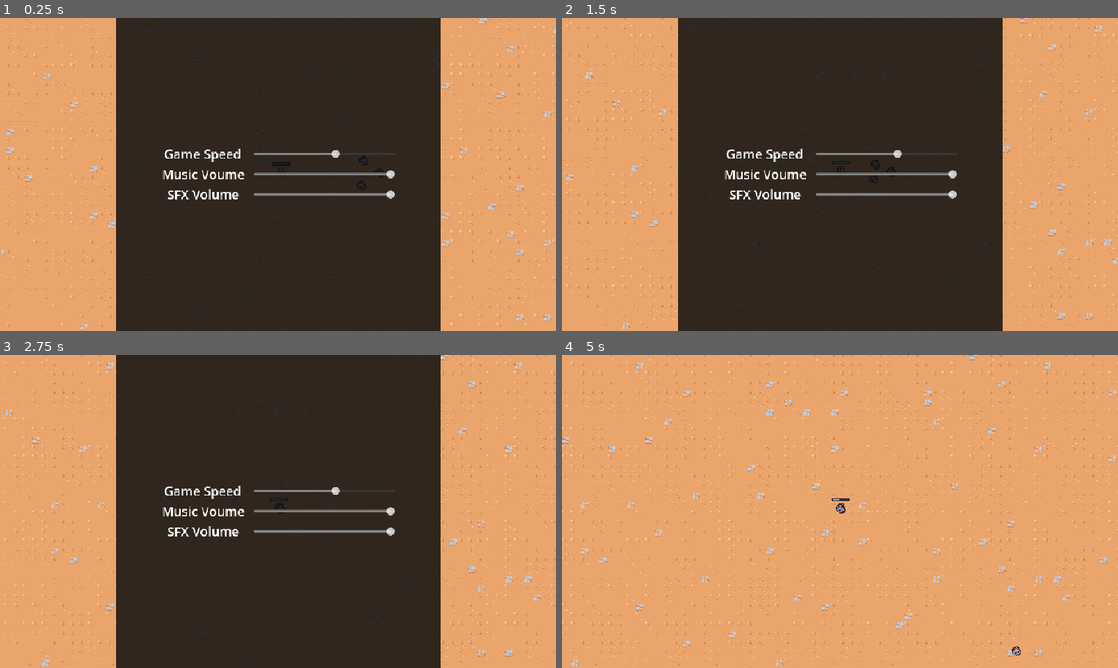
Above: before the commit, frames 1-4 (two rows, left to right).
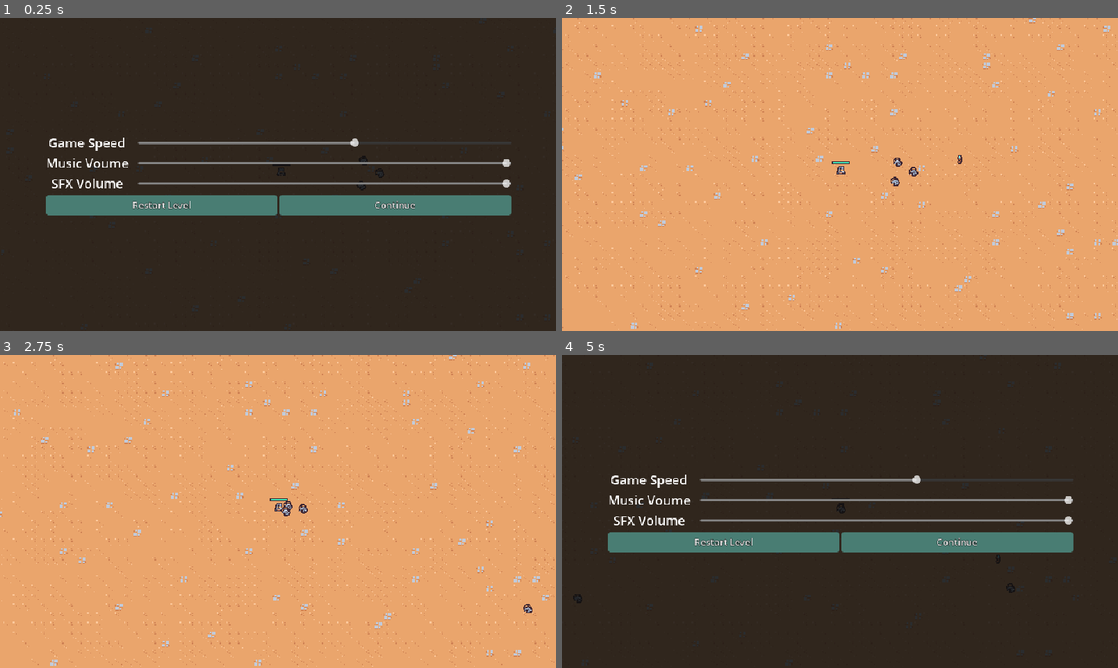
Above: after the commit, the same moments.

Repository: DaZang/godot-wild-jam-82-unseen
Game: Godot game, scene res://main.tscn
Two runs of this game, one before a commit and one after it. Both use one fixed random seed, a clock stepped at 60 frames per second and the inputs below.
Inputs (mouse positions are in pixels of both pictures, inside the frame that each line leads up to):
- Up to frame 1 (0.25 s): no input
- Up to frame 2 (1.5 s): click (723, 205) at 0.5 s, where only the run after the commit has a clickable "Restart Level"; move the mouse to (962, 158) at 1.27 s; press the mouse at (962, 158) at 1.28 s
- Up to frame 3 (2.75 s): move the mouse to (166, 527) at 2.02 s; release the mouse at (166, 527) at 2.03 s; click (166, 527) at 2.1 s
- Up to frame 4 (5 s): move the mouse to (895, 442) at 2.77 s; press the mouse at (895, 442) at 2.78 s; move the mouse to (812, 574) at 3.52 s; release the mouse at (812, 574) at 3.53 s; click (812, 574) at 3.6 s; move the mouse to (1006, 558) at 4.27 s; press the mouse at (1006, 558) at 4.28 s; tap Escape (pause) at 4.9 s

The runs differ from the first frame. In frame 1, 48% of the frame differs, in the area x 0-100%, y 0-100%; in frame 2, 61%; in frame 3, 61%; in frame 4, 100%.

Commit message:
✨ add restart and continue buttons to pause menu

Diff:
--- /dev/null
+++ b/environments/level.gd
@@ -0,0 +1,2 @@
+class_name Level
+extends Node2D
--- a/environments/level.tscn
+++ b/environments/level1.tscn
@@ -1,6 +1,7 @@
-[gd_scene load_steps=9 format=4 uid="uid://bx548ebid5r8x"]
+[gd_scene load_steps=10 format=4 uid="uid://bx548ebid5r8x"]
 
 [ext_resource type="Texture2D" uid="uid://c0ocjoa2veaoy" path="res://tilemap_packed.png" id="1_rn1uv"]
+[ext_resource type="Script" uid="uid://cgftnfphnqjpk" path="res://environments/level.gd" id="1_xk8d6"]
 [ext_resource type="PackedScene" uid="uid://dgm7p5lm400is" path="res://entities/hero/hero.tscn" id="2_qerkk"]
 [ext_resource type="PackedScene" uid="uid://c2s33a54tya55" path="res://game_camera_2d.tscn" id="3_qerkk"]
 [ext_resource type="PackedScene" uid="uid://dt8yt77lmypr1" path="res://entities/enemies/enemy_manager.tscn" id="4_hg43l"]
@@ -155,7 +156,8 @@
 terrain_set_0/terrain_0/color = Color(0.5, 0.34375, 0.25, 1)
 sources/0 = SubResource("TileSetAtlasSource_eepu7")
 
-[node name="Level" type="Node2D"]
+[node name="Level1" type="Node2D" groups=["environments"]]
+script = ExtResource("1_xk8d6")
 
 [node name="TileMapLayer" type="TileMapLayer" parent="."]
 tile_map_data = PackedByteArray("AAAAAAAAAAABAAQAAAABAAAAAAAAAAQAAAABAAEAAAAAAAQAAAACAAEAAAAAAAQAAAACAAIAAAAAAAQAAAADAA …(159328 unchanged characters)…
--- a/game.gd
+++ b/game.gd
@@ -1,2 +1,36 @@
 class_name Game
 extends Node2D
+
+signal game_completed
+
+var current_level_id = "1"
+
+
+func _ready():
+	GameEvents.level_completed.connect(on_level_completed)
+
+
+func _unhandled_input(event: InputEvent) -> void:
+	if event.is_action_pressed("load_level_1"):
+		load_level("1")
+	elif event.is_action_pressed("load_level_2"):
+		load_level("2")
+
+
+func load_level(level_id: String):
+	var level_scene = load("res://environments/" + "level" + level_id + ".tscn")
+	if level_scene == null:
+		print("new level scene can not be loaded")
+		game_completed.emit()
+		return
+	var old_level = get_tree().get_first_node_in_group("environments")
+	if old_level != null:
+		old_level.queue_free()
+	var new_level = level_scene.instantiate()
+	call_deferred("add_child", new_level)
+	call_deferred("move_child", new_level, 0)
+	current_level_id = level_id
+
+
+func on_level_completed():
+	load_level(str(current_level_id.to_int() + 1))
--- a/main.gd
+++ b/main.gd
@@ -3,16 +3,33 @@
 @onready var pause_menu_ui: PauseMenuUi = %PauseMenuUi
 @onready var game: Game = %Game
 
+var current_level_number := 1
+
 
 func _ready() -> void:
-	#GameEvents.level_failed.connect()
+	pause_menu_ui.restart_level_button.pressed.connect(restart_level)
+	pause_menu_ui.continue_button.pressed.connect(unpause)
 	pass
 
 func _input(event: InputEvent) -> void:
 	if event.is_action_pressed("pause"):
 		if pause_menu_ui.visible:
-			game.get_tree().paused = false
-			pause_menu_ui.hide()
+			unpause()
 		else:
-			game.get_tree().paused = true
-			pause_menu_ui.show()
+			pause()
+
+
+func restart_level() -> void:
+	game.load_level(game.current_level_id)
+	unpause()
+
+
+
+func unpause() -> void:
+	game.get_tree().paused = false
+	pause_menu_ui.hide()
+
+
+func pause() -> void:
+	game.get_tree().paused = true
+	pause_menu_ui.show()
--- a/main.tscn
+++ b/main.tscn
@@ -2,7 +2,7 @@
 
 [ext_resource type="Script" uid="uid://wicebpw6m6bf" path="res://game.gd" id="1_0xm2m"]
 [ext_resource type="Script" uid="uid://djd44gat0ahp5" path="res://main.gd" id="1_h2yge"]
-[ext_resource type="PackedScene" uid="uid://bx548ebid5r8x" path="res://environments/level.tscn" id="1_ig7tw"]
+[ext_resource type="PackedScene" uid="uid://bx548ebid5r8x" path="res://environments/level1.tscn" id="1_ig7tw"]
 [ext_resource type="PackedScene" uid="uid://cxh2h8uhqy2xg" path="res://ui/pause_menu_ui.tscn" id="2_1bvp3"]
 
 [node name="Main" type="Node2D"]
@@ -13,9 +13,10 @@
 
 [node name="PauseMenuUi" parent="HudCanvasLayer" instance=ExtResource("2_1bvp3")]
 unique_name_in_owner = true
-anchors_preset = 15
-offset_left = 200.0
-offset_right = -200.0
+offset_left = 0.0
+offset_top = 0.0
+offset_right = 0.0
+offset_bottom = 0.0
 size_flags_horizontal = 4
 size_flags_vertical = 4
 
@@ -24,4 +25,4 @@
 process_mode = 1
 script = ExtResource("1_0xm2m")
 
-[node name="Level" parent="Game" instance=ExtResource("1_ig7tw")]
+[node name="Level" parent="Game" groups=["environments"] instance=ExtResource("1_ig7tw")]
--- a/project.godot
+++ b/project.godot
@@ -32,6 +32,7 @@
 
 entities_node="the node that holds all entities in a level"
 hero="the hero of the game"
+environments=""
 
 [input]
 
@@ -49,6 +50,16 @@
 "deadzone": 0.2,
 "events": [Object(InputEventKey,"resource_local_to_scene":false,"resource_name":"","device":-1,"window_id":0,"alt_press …(195 unchanged characters)…
 , Object(InputEventKey,"resource_local_to_scene":false,"resource_name":"","device":-1,"window_id":0,"alt_pressed":false …(183 unchanged characters)…
+]
+}
+load_level_1={
+"deadzone": 0.2,
+"events": [Object(InputEventKey,"resource_local_to_scene":false,"resource_name":"","device":-1,"window_id":0,"alt_pressed":false,"shift_pressed":false,"ctrl_pressed":false,"meta_pressed":false,"pressed":false,"keycode":0,"physical_keycode":4194439,"key_label":0,"unicode":49,"location":0,"echo":false,"script":null)
+]
+}
+load_level_2={
+"deadzone": 0.2,
+"events": [Object(InputEventKey,"resource_local_to_scene":false,"resource_name":"","device":-1,"window_id":0,"alt_pressed":false,"shift_pressed":false,"ctrl_pressed":false,"meta_pressed":false,"pressed":false,"keycode":0,"physical_keycode":4194440,"key_label":0,"unicode":50,"location":0,"echo":false,"script":null)
 ]
 }
 
--- a/ui/pause_menu_ui.gd
+++ b/ui/pause_menu_ui.gd
@@ -4,6 +4,8 @@
 @onready var game_speed_slider: HSlider = %GameSpeedSlider
 @onready var music_slider: HSlider = %MusicSlider
 @onready var sfx_slider: HSlider = %SfxSlider
+@onready var restart_level_button: Button = %RestartLevelButton
+@onready var continue_button: Button = %ContinueButton
 
 
 func _ready() -> void:
--- a/ui/pause_menu_ui.tscn
+++ b/ui/pause_menu_ui.tscn
@@ -5,6 +5,7 @@
 
 [node name="PauseMenuUi" type="Control"]
 layout_mode = 3
+anchors_preset = 15
 anchor_right = 1.0
 anchor_bottom = 1.0
 offset_left = 200.0
@@ -90,6 +91,21 @@
 step = 0.05
 value = 1.0
 
+[node name="HBoxContainer" type="HBoxContainer" parent="MarginContainer/VBoxContainer"]
+layout_mode = 2
+
+[node name="RestartLevelButton" type="Button" parent="MarginContainer/VBoxContainer/HBoxContainer"]
+unique_name_in_owner = true
+layout_mode = 2
+size_flags_horizontal = 3
+text = "Restart Level"
+
+[node name="ContinueButton" type="Button" parent="MarginContainer/VBoxContainer/HBoxContainer"]
+unique_name_in_owner = true
+layout_mode = 2
+size_flags_horizontal = 3
+text = "Continue"
+
 [connection signal="value_changed" from="MarginContainer/VBoxContainer/GridContainer/GameSpeedSlider" to="." method="_on_game_speed_slider_value_changed"]
 [connection signal="value_changed" from="MarginContainer/VBoxContainer/GridContainer/MusicSlider" to="." method="_on_music_slider_value_changed"]
 [connection signal="value_changed" from="MarginContainer/VBoxContainer/GridContainer/SfxSlider" to="." method="_on_sfx_slider_value_changed"]
Not shown, added: environments/level.gd.uid
Not shown: 1 places in ui/ui_theme.tres that only renumber resources
